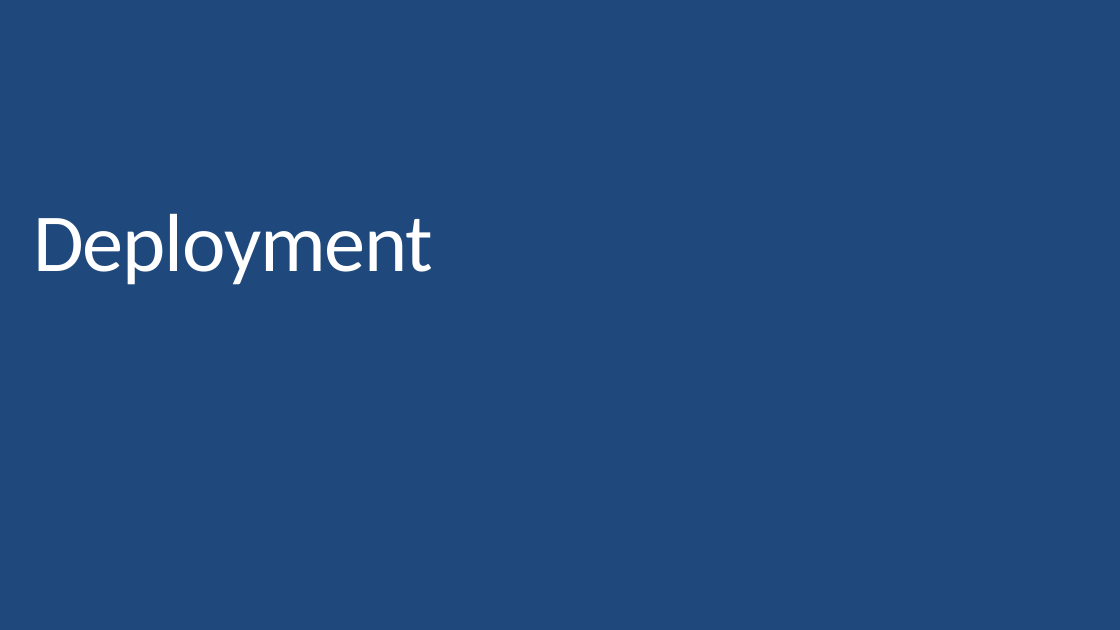
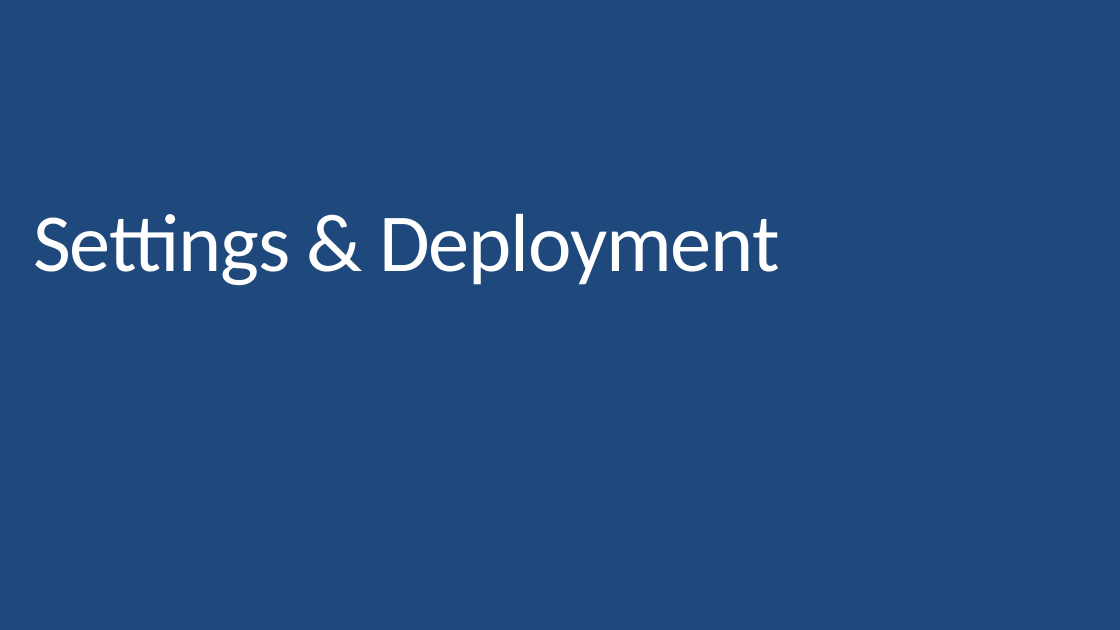
Before and after one commit to BionStt/presentations-2, a slide deck: slide 47 of Azure functions.pptx (slide 42 before the commit). Drawn at 1120x630 pixels with LibreOffice and Linux fonts; fonts in the diff are those of the drawing. Boxes give left, top, right and bottom in pixels: in the first picture for what was removed or moved away, otherwise in the second. Text is boxed around its words. In the diff, an @@ line names an element or a change of style, - is before the commit and + after.

```diff
--- a/Azure functions.pptx
+++ b/Azure functions.pptx
@@ title at [33,213,779,285]: text changed @@
-Deployment
+Settings & Deployment
```
Also in this commit, not shown: 4 other slides changed, 7 slides added.
